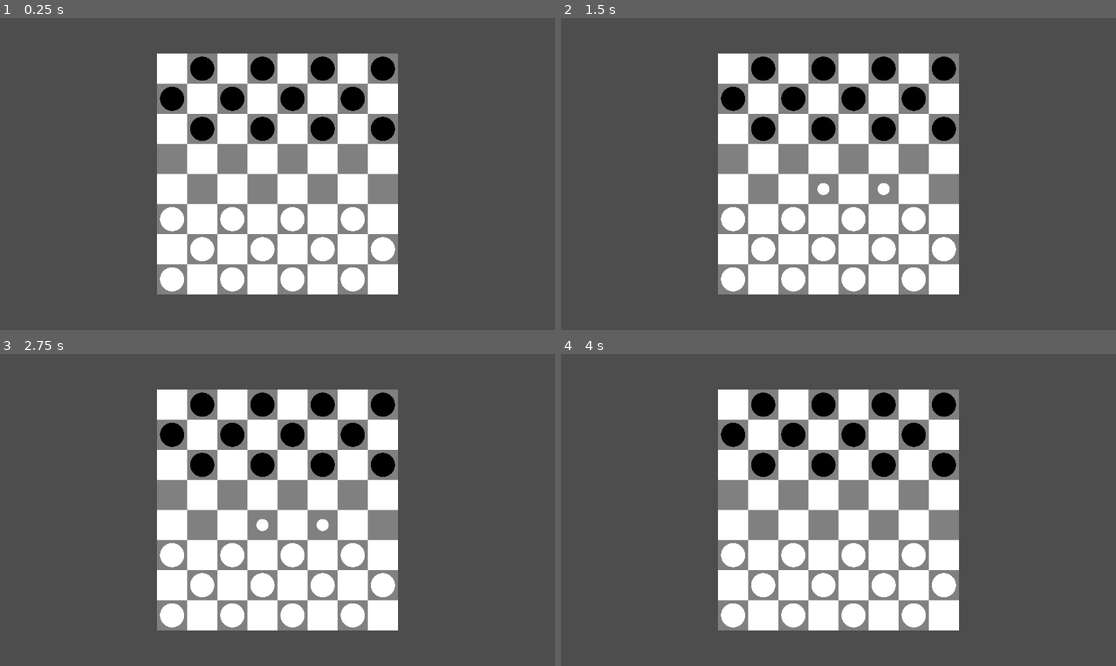
Above: before the commit, frames 1-4 (two rows, left to right).
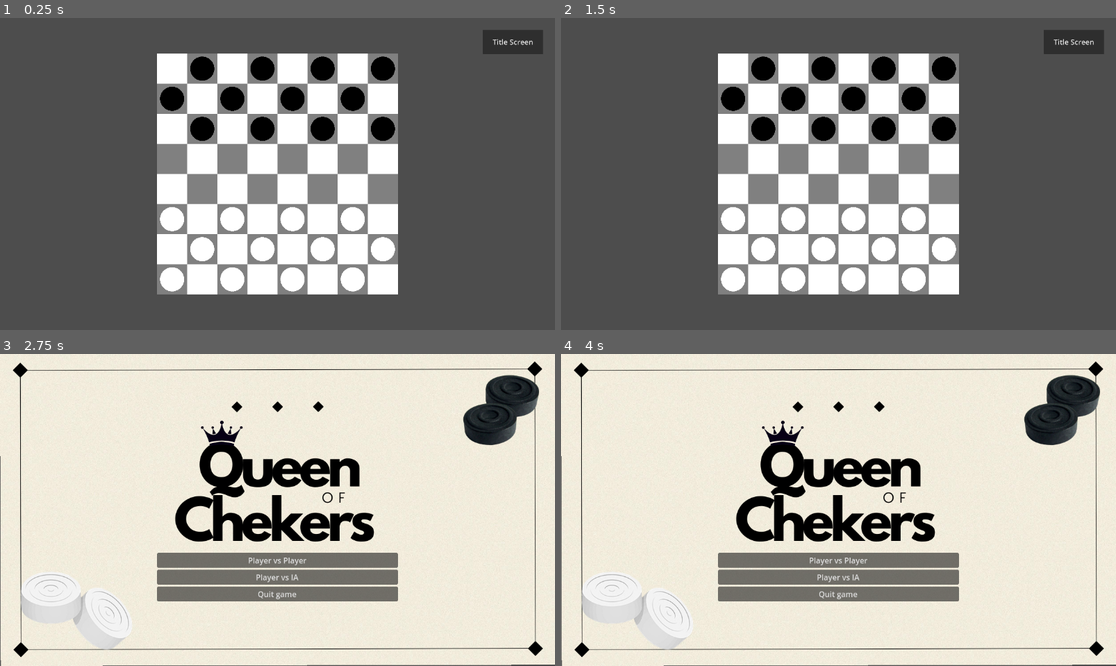
Above: after the commit, the same moments.

Repository: BarbosaNath/queen-of-checkers
Game: Godot game, scene res://scenes/main.tscn
Same seed, same stepped clock (60 frames per second), same inputs: the game is played once before the commit and once after it.
Inputs (mouse positions are in pixels of both pictures, inside the frame that each line leads up to):
- Up to frame 1 (0.25 s): no input
- Up to frame 2 (1.5 s): click (1071, 42) at 0.5 s, where only the run after the commit has a clickable "Title Screen"; click (838, 223) at 1.25 s, where only the run after the commit has a clickable "Player vs Player"
- Up to frame 3 (2.75 s): click (510, 378) at 2 s, where only the run after the commit has a clickable "Title Screen"
- Up to frame 4 (4 s): click (838, 578) at 2.75 s, where only the run after the commit has a clickable "Player vs IA"; click (1071, 378) at 3.5 s, where only the run after the commit has a clickable "Title Screen"

The runs differ from the first frame. In frame 1, 0.8% of the frame differs, in the area x 86-98%, y 4-12%; in frame 2, 0.9%; in frame 3, 98%, in the area x 0-100%, y 0-100%; in frame 4, 98%.

Commit message:
feat: add menus

Diff:
--- a/project.godot
+++ b/project.godot
@@ -14,3 +14,7 @@
 run/main_scene="res://scenes/main.tscn"
 config/features=PackedStringArray("4.3", "Forward Plus")
 config/icon="res://icon.svg"
+
+[autoload]
+
+GameConfig="*res://scripts/game_config.gd"
--- a/scenes/board.tscn
+++ b/scenes/board.tscn
@@ -6,7 +6,6 @@
 [node name="board" type="Sprite2D"]
 texture = ExtResource("1_hqweq")
 script = ExtResource("2_17e7l")
-is_against_ai = false
 
 [node name="pieces" type="Node2D" parent="."]
 
--- a/scenes/main.tscn
+++ b/scenes/main.tscn
@@ -6,10 +6,33 @@
 
 [node name="board" parent="." instance=ExtResource("1_817an")]
 position = Vector2(1000, -1000)
-is_against_ai = true
 
 [node name="Camera2D" type="Camera2D" parent="."]
 position = Vector2(1000, -1000)
 zoom = Vector2(0.25, 0.25)
 
+[node name="Control" type="Control" parent="Camera2D"]
+layout_mode = 3
+anchors_preset = 0
+offset_left = -2291.0
+offset_top = -1296.0
+offset_right = 2303.0
+offset_bottom = 1289.0
+
+[node name="Button" type="Button" parent="Camera2D/Control"]
+layout_mode = 1
+anchors_preset = 1
+anchor_left = 1.0
+anchor_right = 1.0
+offset_left = -598.0
+offset_top = 99.0
+offset_right = -98.0
+offset_bottom = 299.0
+grow_horizontal = 0
+tooltip_text = "Go back to main menu"
+theme_override_font_sizes/font_size = 60
+text = "Title Screen"
+
 [node name="CanvasLayer" type="CanvasLayer" parent="."]
+
+[connection signal="pressed" from="Camera2D/Control/Button" to="board" method="_on_button_pressed"]
--- a/scenes/texture_holder.tscn
+++ b/scenes/texture_holder.tscn
@@ -1,3 +1,6 @@
-[gd_scene format=3 uid="uid://b0mr5230n63vh"]
+[gd_scene load_steps=2 format=3 uid="uid://b0mr5230n63vh"]
+
+[ext_resource type="Texture2D" uid="uid://cl63x16hivujl" path="res://assets/title_screen/bg.png" id="1_ccr44"]
 
 [node name="texture_holder" type="Sprite2D"]
+texture = ExtResource("1_ccr44")
--- /dev/null
+++ b/scenes/title_screen.tscn
@@ -0,0 +1,65 @@
+[gd_scene load_steps=4 format=3 uid="uid://cqr7lthq4eh1x"]
+
+[ext_resource type="Script" path="res://scripts/title_screen.gd" id="1_qjofd"]
+[ext_resource type="Texture2D" uid="uid://cl63x16hivujl" path="res://assets/title_screen/bg.png" id="1_x4ax8"]
+[ext_resource type="Texture2D" uid="uid://cww625h6jvwx6" path="res://assets/title_screen/logo_trans.png" id="2_kyu8j"]
+
+[node name="title_screen" type="Control"]
+layout_mode = 3
+anchors_preset = 15
+anchor_right = 1.0
+anchor_bottom = 1.0
+grow_horizontal = 2
+grow_vertical = 2
+script = ExtResource("1_qjofd")
+
+[node name="bg" type="TextureRect" parent="."]
+layout_mode = 2
+offset_right = 1152.0
+offset_bottom = 648.0
+rotation = -0.00235749
+texture = ExtResource("1_x4ax8")
+expand_mode = 2
+
+[node name="MarginContainer" type="MarginContainer" parent="."]
+layout_mode = 1
+anchors_preset = 15
+anchor_right = 1.0
+anchor_bottom = 1.0
+grow_horizontal = 2
+grow_vertical = 2
+theme_override_constants/margin_top = 20
+theme_override_constants/margin_bottom = 20
+
+[node name="HBoxContainer" type="HBoxContainer" parent="MarginContainer"]
+layout_mode = 2
+size_flags_horizontal = 4
+
+[node name="VBoxContainer" type="VBoxContainer" parent="MarginContainer/HBoxContainer"]
+layout_mode = 2
+size_flags_horizontal = 6
+size_flags_vertical = 4
+alignment = 1
+
+[node name="game_logo" type="TextureRect" parent="MarginContainer/HBoxContainer/VBoxContainer"]
+layout_mode = 2
+size_flags_horizontal = 4
+size_flags_vertical = 4
+texture = ExtResource("2_kyu8j")
+stretch_mode = 6
+
+[node name="pvp" type="Button" parent="MarginContainer/HBoxContainer/VBoxContainer"]
+layout_mode = 2
+text = "Player vs Player"
+
+[node name="pvia" type="Button" parent="MarginContainer/HBoxContainer/VBoxContainer"]
+layout_mode = 2
+text = "Player vs IA"
+
+[node name="quit" type="Button" parent="MarginContainer/HBoxContainer/VBoxContainer"]
+layout_mode = 2
+text = "Quit game"
+
+[connection signal="pressed" from="MarginContainer/HBoxContainer/VBoxContainer/pvp" to="." method="_on_pvp_pressed"]
+[connection signal="pressed" from="MarginContainer/HBoxContainer/VBoxContainer/pvia" to="." method="_on_pvia_pressed"]
+[connection signal="pressed" from="MarginContainer/HBoxContainer/VBoxContainer/quit" to="." method="_on_quit_pressed"]
--- a/scripts/chess.gd
+++ b/scripts/chess.gd
@@ -12,6 +12,7 @@
 const BLACK_QUEEN = preload("res://assets/black_queen.png")
 const WHITE_PIECE = preload("res://assets/white_piece.png")
 const WHITE_QUEEN = preload("res://assets/white_queen.png")
+
 
 # References
 @onready var pieces = $pieces
@@ -32,8 +33,6 @@
 var moves: Array[Dictionary] = []
 var selected_piece: Vector2
 var winner = 0
-@export var is_against_ai: bool = true
-@export var dificulty: int = 3
 
 # Methods
 # Called when the node enters the scene tree for the first time.
@@ -100,9 +99,9 @@
 					is_white_turn = !is_white_turn
 					gameState.is_white_turn = is_white_turn
 
-					if (!is_white_turn && is_against_ai):
-						var result = Minimax.minimax(gameState, dificulty, false)
-						# if (result[1] == []): return
+					if (!is_white_turn && GameConfig.is_against_ai):
+						var result = Minimax.minimax(gameState, GameConfig.dificulty, false)
+						if (result[1] == []): return
 						gameState = result[1][0]
 						for col in range(gameState.board[0].size()):
 							if gameState.board[0][col] == -1:
@@ -146,4 +145,5 @@
 func is_black_piece(pos : Vector2):
 	return is_valid_position(pos) && gameState.board[pos.x][pos.y] < 0
 
-#TODO: Indicador de jogador. Vencedor atual. Calcular possiveis açoes. ^^
+func _on_button_pressed() -> void:
+	get_tree().change_scene_to_file("res://scenes/title_screen.tscn")
--- /dev/null
+++ b/scripts/game_config.gd
@@ -0,0 +1,4 @@
+extends Node
+
+var is_against_ai: bool = true
+var dificulty: int = 3
--- /dev/null
+++ b/scripts/title_screen.gd
@@ -0,0 +1,15 @@
+extends Control
+
+func _on_pvp_pressed() -> void:
+	GameConfig.is_against_ai = false
+	get_tree().change_scene_to_file("res://scenes/main.tscn")
+
+
+func _on_pvia_pressed() -> void:
+	GameConfig.is_against_ai = true
+	get_tree().change_scene_to_file("res://scenes/main.tscn")
+
+
+
+func _on_quit_pressed() -> void:
+	get_tree().quit()
Binary file added: assets/title_screen/bg.png
Not shown, added: assets/title_screen/bg.png.import
Binary file added: assets/title_screen/logo.png
Not shown, added: assets/title_screen/logo.png.import
Binary file added: assets/title_screen/logo_trans.png
Not shown, added: assets/title_screen/logo_trans.png.import
